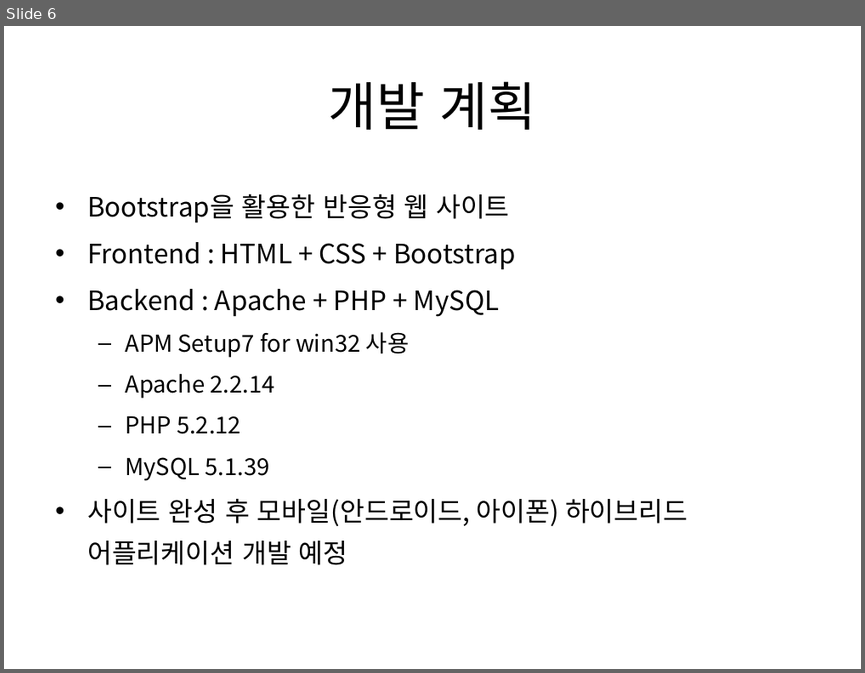
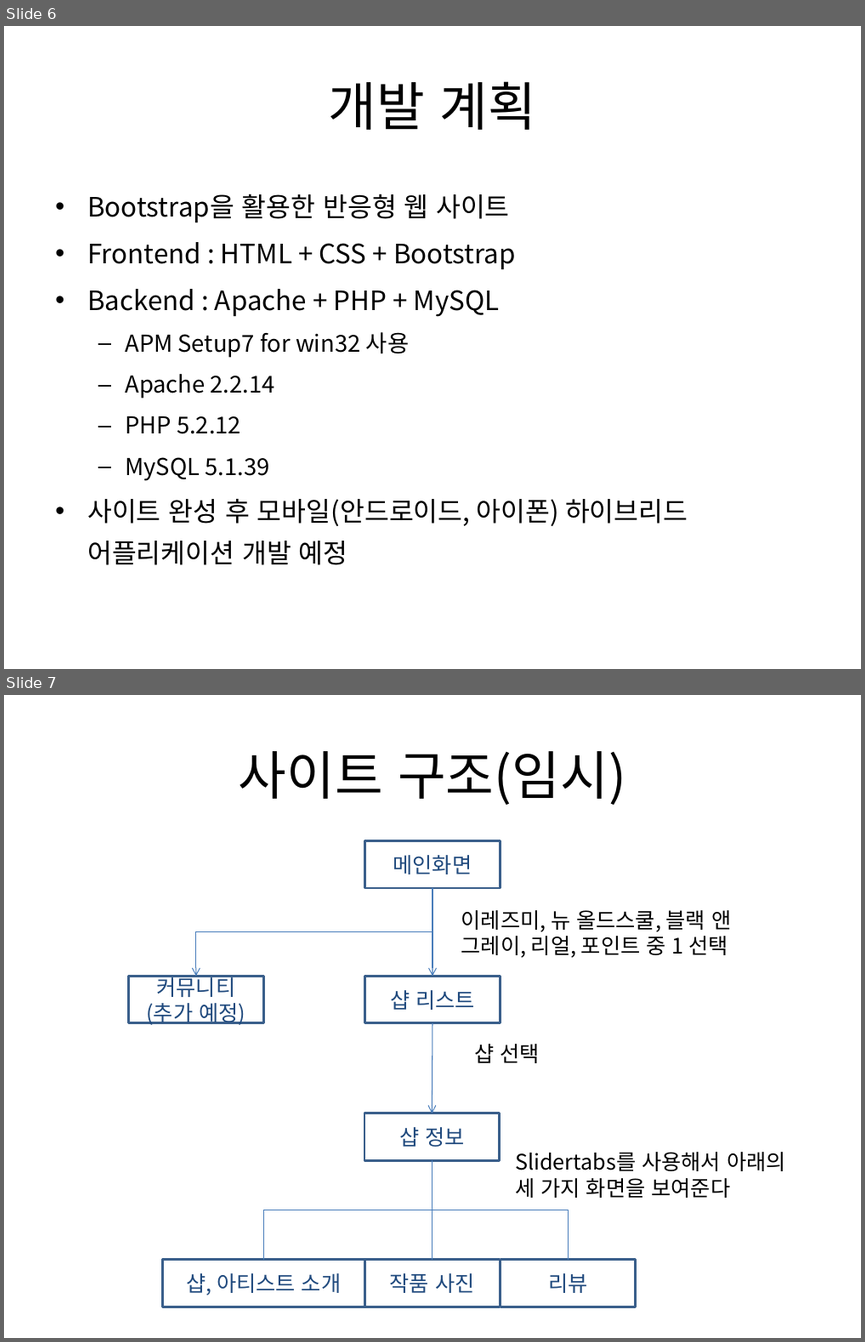
Before and after one commit to kurodari/ttm, a slide deck: docs/ttm 기획서 pt.pptx. Shown one above the other, each under a label of ours: slide 6 before the commit, slides 6 and 7 after it. The pictures are 865x673 and 865x1342 pixels, drawn with LibreOffice and Linux fonts; fonts in the diff are those of the drawing. Boxes give left, top, right and bottom in pixels: in the first picture for what was removed or moved away, otherwise in the second. Text is boxed around its words. In the diff, an @@ line names an element or a change of style, - is before the commit and + after.

Commit message:
사이트 구조 추가

```diff
--- a/docs/ttm 기획서 pt.pptx
+++ b/docs/ttm 기획서 pt.pptx
@@ slide 7 added at [4,695,861,1338], background #FFFFFF @@
@@ title added at [239,751,626,805], 44 pt, text #000000 @@
+사이트 구조(임시)
@@ rectangle added at [364,840,500,888], outline #3A5F8C 2 pt, 18 pt, text #1F497D @@
+메인화면
@@ elbow arrow added from (432, 888) to (196, 976), #4B7EBC 0.75 pt @@
@@ arrow added from (432, 888) to (432, 976), #4B7EBC 0.75 pt @@
@@ text added at [461,910,731,958], 18 pt, text #000000 @@
+이레즈미, 뉴 올드스쿨, 블랙 앤 그레이, 리얼, 포인트 중 1 선택
@@ rectangle added at [128,976,262,1023], outline #3A5F8C 2 pt, 18 pt, text #1F497D @@
+커뮤니티
+(추가 예정)
@@ rectangle added at [364,976,500,1023], outline #3A5F8C 2 pt, 18 pt, text #1F497D @@
+샵 리스트
@@ arrow added from (432, 1023) to (432, 1113), #4B7EBC 0.75 pt @@
@@ text added at [474,1043,539,1063], 18 pt, text #000000 @@
+샵 선택
@@ rectangle added at [364,1113,500,1160], outline #3A5F8C 2 pt, 18 pt, text #1F497D @@
+샵 정보
@@ text added at [515,1151,786,1197], 18 pt, text #000000 @@
+Slidertabs를 사용해서 아래의
+세 가지 화면을 보여준다
@@ elbow line added from (432, 1160) to (263, 1259), #4B7EBC 0.75 pt @@
@@ elbow line added from (432, 1160) to (432, 1259), #4B7EBC 0.75 pt @@
@@ elbow line added from (432, 1160) to (568, 1259), #4B7EBC 0.75 pt @@
@@ rectangle added at [162,1259,364,1306], outline #3A5F8C 2 pt, 18 pt, text #1F497D @@
+샵, 아티스트 소개
@@ rectangle added at [364,1259,500,1306], outline #3A5F8C 2 pt, 18 pt, text #1F497D @@
+작품 사진
@@ rectangle added at [500,1259,635,1306], outline #3A5F8C 2 pt, 18 pt, text #1F497D @@
+리뷰
```
Also in this commit, not shown: 4 slides changed, 1 other slide added.
